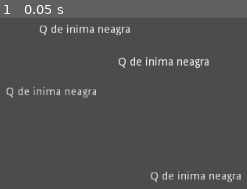
Above: before the commit, frame 1.
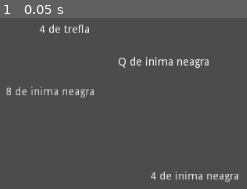
Above: after the commit, the same moment.

Repository: f24816/roguelike
Game: Godot game, scene res://Node2D.tscn
Same seed, same stepped clock (60 frames per second), same inputs: the game is played once before the commit and once after it.
Inputs:
- Up to frame 1 (0.05 s): no input

The runs differ from the first frame. In frame 1, 2.9% of the frame differs, in the area x 2-98%, y 3-96%.

Commit message:
changes

Diff:
--- a/AnimatedSprite.gd
+++ /dev/null
@@ -1,5 +0,0 @@
-extends AnimatedSprite
-
-
-func _ready():
-	self.position = Vector2(rand_range(0,500), rand_range(0,500))
--- a/Label.gd
+++ b/Label.gd
@@ -1,8 +1,13 @@
 extends Label
+signal data
+var i = 0
 
 func _ready():
 	self.text = ("Negativ")
 	var card_data = get_tree().get_root().find_node("Node2D")
 	get_parent().get_parent().connect("cardvalue", self, "_on_Node2D_cardvalue")
 func _on_Node2D_cardvalue(value):
-	self.text = value
+	# Channge text value only once.
+	if i == 0:
+		self.text = value
+		i = 1
--- a/Node2D.gd
+++ b/Node2D.gd
@@ -31,9 +31,6 @@
 		var cardsymbol = cards[card]
 		var cardvalue = card + 2
 		#################
-		#card[i] = round(rand_range(0,12))
-		#color[i] = round(rand_range(0,3))
-
 		# Create an instance as child.
 		var GrabedInstance= Carte.instance()
 		self.add_child(GrabedInstance)
